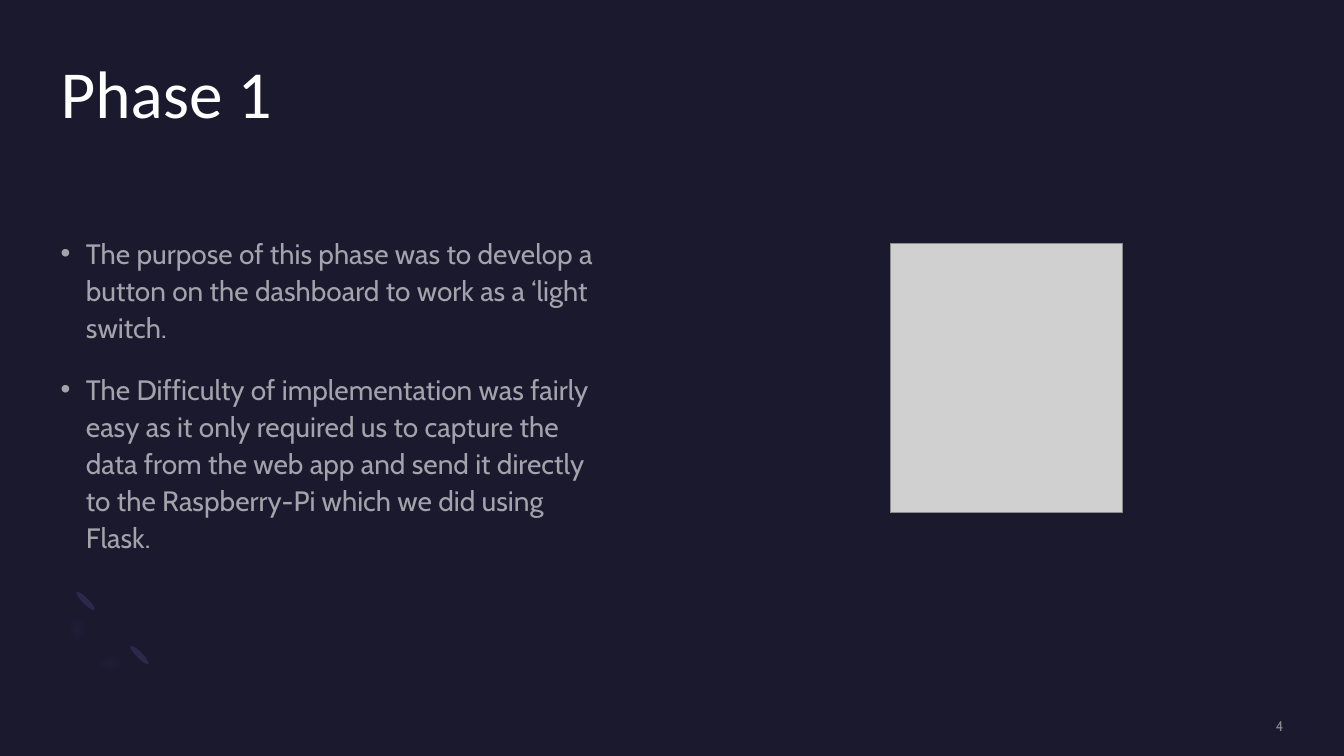
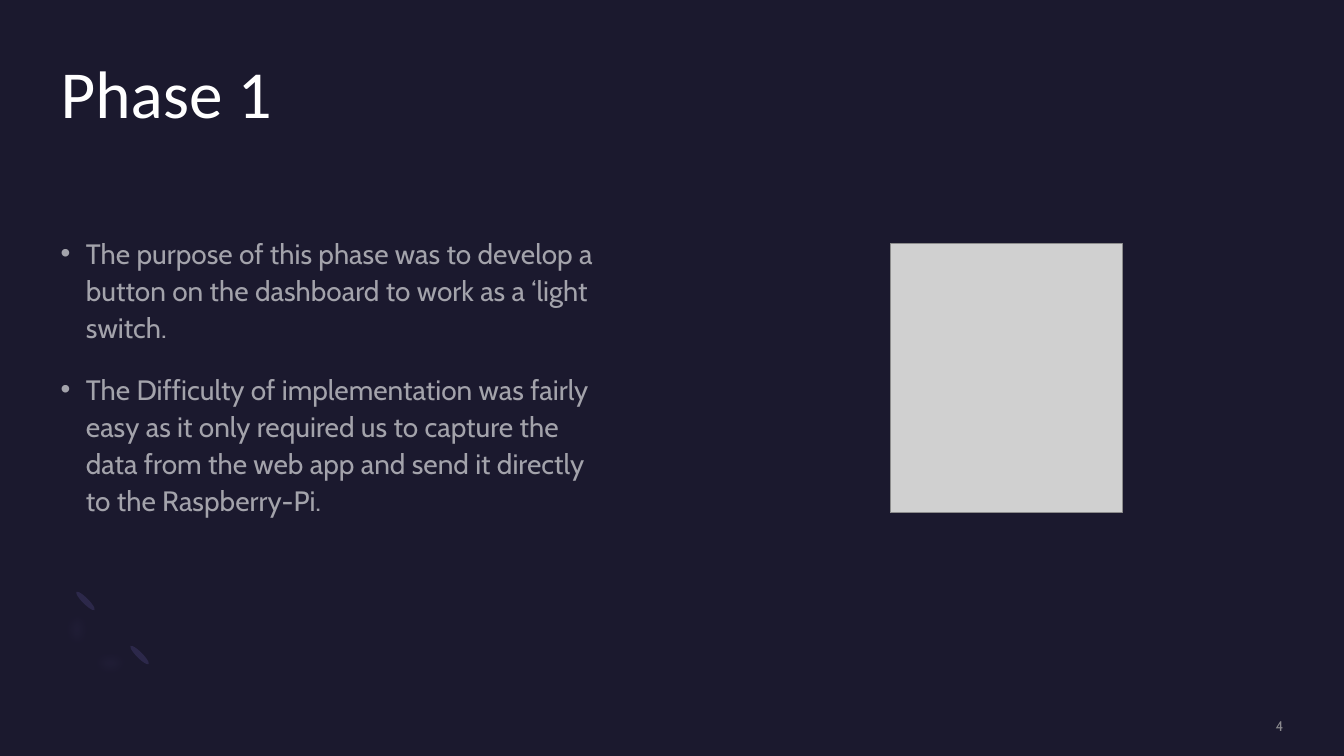
Before and after one commit to TheodoreTsimiklis/IOT-PROJECT, a slide deck: slide 4 of IOT_Powerpoint_Presentation.pptx. Drawn at 1344x756 pixels with LibreOffice and Linux fonts; fonts in the diff are those of the drawing; grey boxes stand for pictures. Boxes give left, top, right and bottom in pixels: in the first picture for what was removed or moved away, otherwise in the second. Text is boxed around its words. In the diff, an @@ line names an element or a change of style, - is before the commit and + after.

```diff
--- a/IOT_Powerpoint_Presentation.pptx
+++ b/IOT_Powerpoint_Presentation.pptx
@@ text at [86,379,588,517]: text changed @@
-• The Difficulty of implementation was fairly easy as it only required us to capture the data from the web app and send it directly to the Raspberry-Pi which we did using Flask.
+• The Difficulty of implementation was fairly easy as it only required us to capture the data from the web app and send it directly to the Raspberry-Pi.
```
